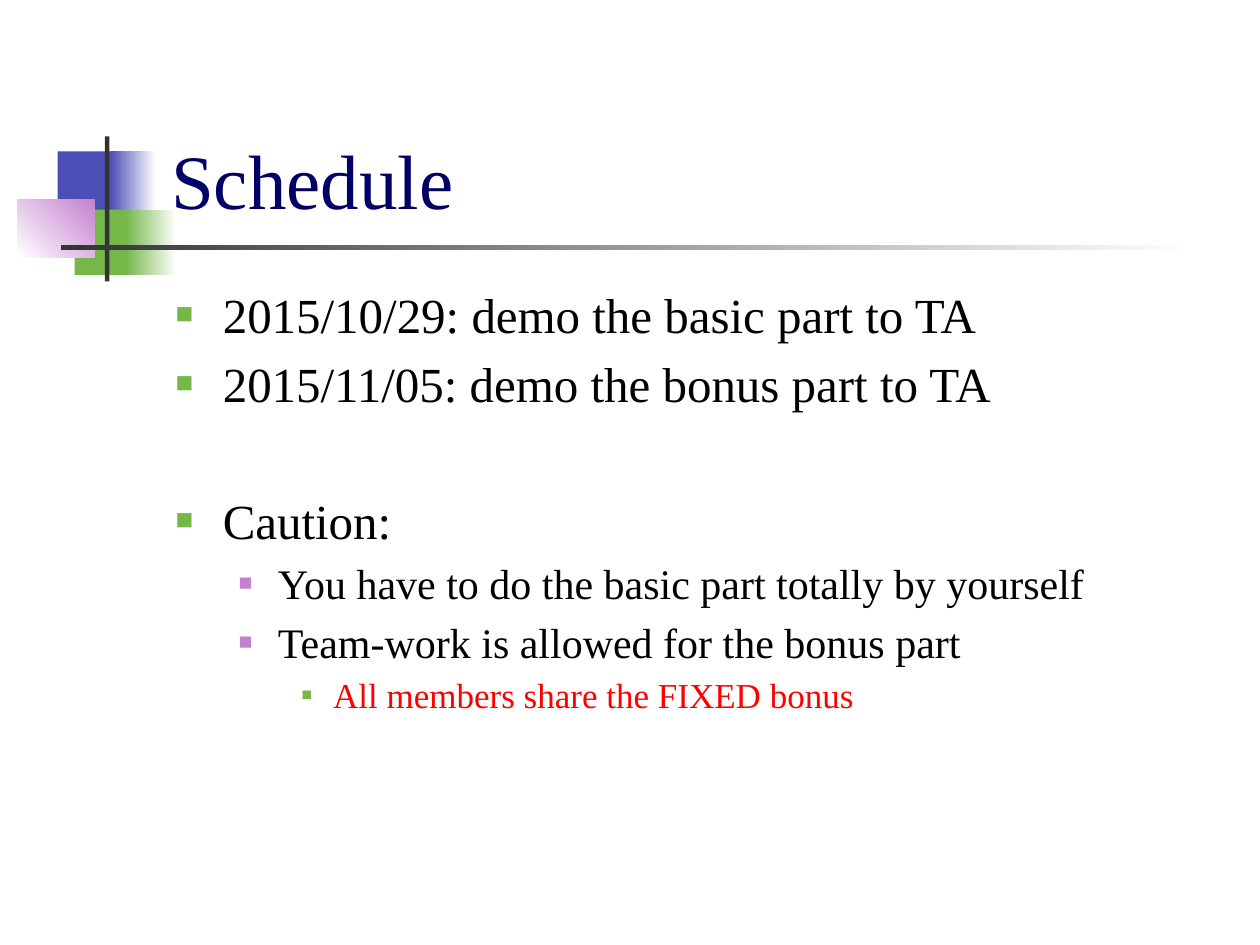
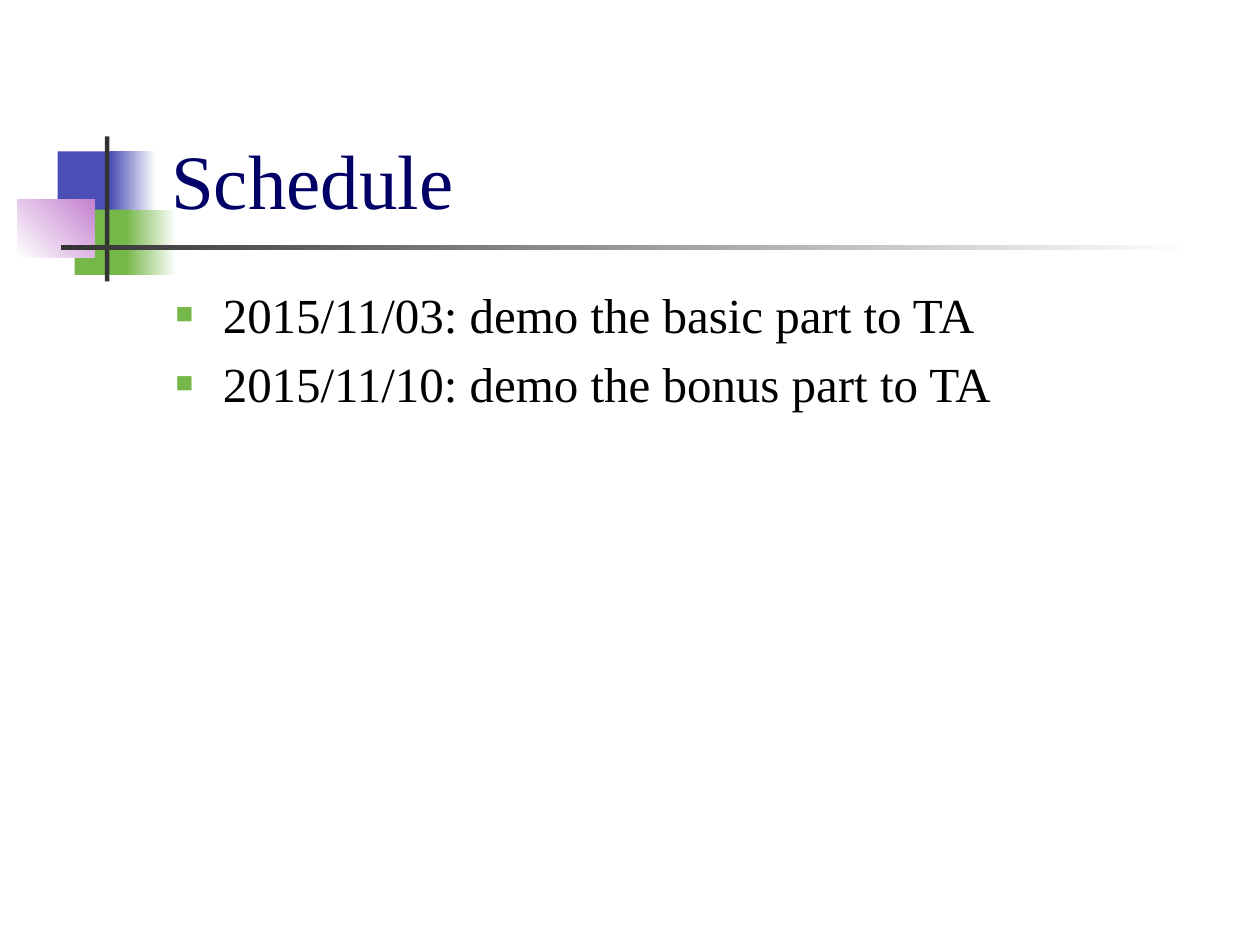
Before and after one commit to CGUSystemCourses/MicroProcessorsLab-2015, a slide deck: slide 4 of Labs/Lab05-LCD/Lab05-LCD.pptx. Drawn at 1260x945 pixels with LibreOffice and Linux fonts; fonts in the diff are those of the drawing. Boxes give left, top, right and bottom in pixels: in the first picture for what was removed or moved away, otherwise in the second. Text is boxed around its words. In the diff, an @@ line names an element or a change of style, - is before the commit and + after.

```diff
--- a/Labs/Lab05-LCD/Lab05-LCD.pptx
+++ b/Labs/Lab05-LCD/Lab05-LCD.pptx
@@ text at (223,299,990,411): text changed; size 24 to 28 pt @@
-■ 2015/10/29: demo the basic part to TA
-■ 2015/11/05: demo the bonus part to TA
-■ Caution:
-  ■ You have to do the basic part totally by yourself
-  ■ Team-work is allowed for the bonus part
-    ■ All members share the FIXED bonus
+■ 2015/11/03: demo the basic part to TA
+■ 2015/11/10: demo the bonus part to TA
```
Also in this commit, not shown: 3 other slides changed, 3 slides added.
